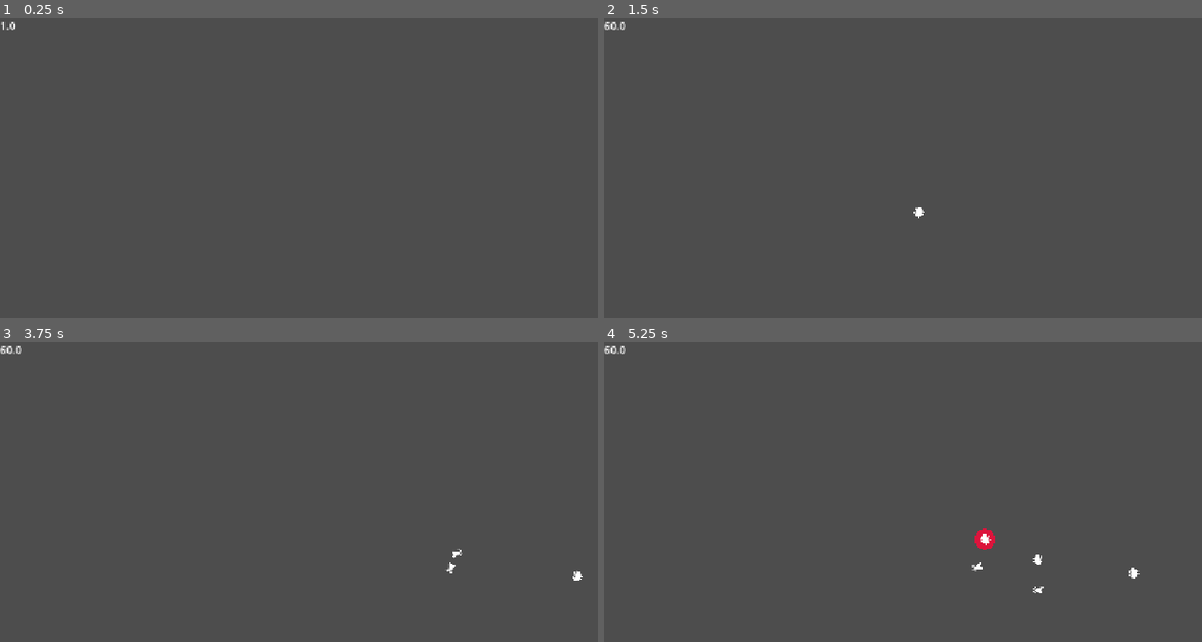
Above: before the commit, frames 1-4 (two rows, left to right).
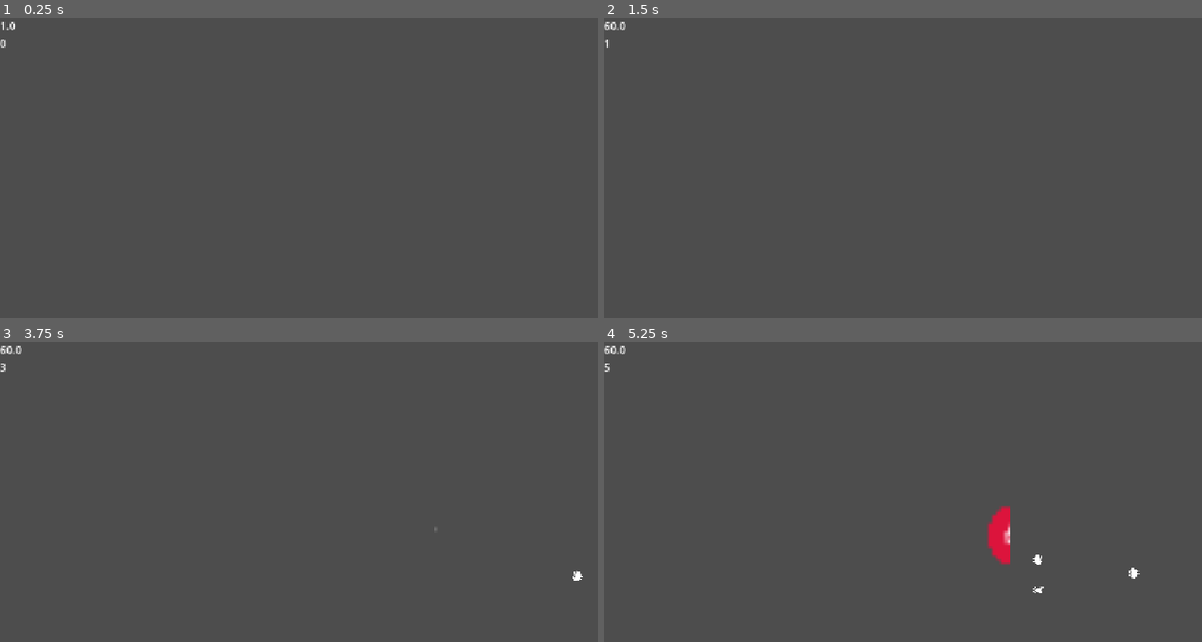
Above: after the commit, the same moments.

Repository: KassieKitsune/brackeys-2026.2
Game: Godot game, scene res://game_root.tscn
Two runs of this game, one before a commit and one after it. Both use one fixed random seed, a clock stepped at 60 frames per second and the inputs below. The engine's default icon, where the game draws it, is replaced by a stand-in: a white triangle on a blue panel in a dark square.
Inputs (mouse positions are in pixels of both pictures, inside the frame that each line leads up to):
- Up to frame 1 (0.25 s): no input
- Up to frame 2 (1.5 s): tap Enter (ui_accept) at 0.5, 0.77 s; move the mouse to (1148, 207) at 0.52 s; click (1148, 207) at 0.67 s; drag from (956, 213) to (944, 315) at 1.27 s
- Up to frame 3 (3.75 s): move the mouse to (364, 543) at 2.02 s; click (364, 543) at 2.17 s; drag from (340, 639) to (203, 567) at 2.77 s; drag from (418, 558) to (586, 582) at 3.52 s
- Up to frame 4 (5.25 s): drag from (980, 537) to (1088, 591) at 4.27 s; move the mouse to (968, 543) at 5.02 s; click (968, 543) at 5.17 s

The runs differ from the first frame. In frame 1, less than 0.1% of the frame differs, in the area x 0-1%, y 7-11%; in frame 2, less than 0.1%; in frame 3, less than 0.1%; in frame 4, 0.8%, in the area x 0-68%, y 7-77%.

Commit message:
right click magnifier added

Diff:
--- /dev/null
+++ b/BoidCount.gd
@@ -0,0 +1,12 @@
+extends Label
+
+
+# Called when the node enters the scene tree for the first time.
+func _ready() -> void:
+	pass # Replace with function body.
+
+
+# Called every frame. 'delta' is the elapsed time since the previous frame.
+func _process(delta: float) -> void:
+	text = str(AreaBoid.count)
+	pass
--- a/Boids/Scripts/area_2d_boid.gd
+++ b/Boids/Scripts/area_2d_boid.gd
@@ -30,9 +30,11 @@
 @export var turning_radius : float = PI/2
 
 var process_frame : int = 1
-var deposit
+static var count : int = 0
+
 func _ready() -> void:
 	flock.append(self)
+	count += 1
 	direction = Vector2.from_angle(randf_range(0,TAU))
 	pass # Replace with function body.
 
@@ -144,3 +146,6 @@
 func _on_mouse_exited() -> void:
 	mouse_hovered = false
 	pass # Replace with function body.
+
+func _exit_tree() -> void:
+	count -= 1
--- /dev/null
+++ b/Debug/boid_counter.gd
@@ -0,0 +1,12 @@
+extends Label
+
+
+# Called when the node enters the scene tree for the first time.
+func _ready() -> void:
+	pass # Replace with function body.
+
+
+# Called every frame. 'delta' is the elapsed time since the previous frame.
+func _process(delta: float) -> void:
+	text = str(AreaBoid.count)
+	pass
--- a/DomainExpansion/Classes/Spawner.gd
+++ b/DomainExpansion/Classes/Spawner.gd
@@ -5,9 +5,13 @@
 @export var use_pooling:bool
 @export var pool_size:int = 10
 
+@export var on : Node
+
 var pool:Array[Node] = []
 
 func _ready() -> void:
+	if on == null:
+		on = get_tree().current_scene
 	if use_pooling:
 		for i in pool_size:
 			pool.append(scene.instantiate())
@@ -20,12 +24,12 @@
 			if !i.is_inside_tree():
 				sp_object = i
 				sp_object.global_position = global_position
-				get_tree().current_scene.add_child(sp_object)
+				on.add_child(sp_object)
 				return sp_object
 		return null
 	for g in get_groups():
 		sp_object.add_to_group(g)
 	sp_object = object.instantiate()
 	sp_object.global_position = global_position
-	get_tree().current_scene.add_child(sp_object)
+	on.add_child(sp_object)
 	return sp_object
--- /dev/null
+++ b/boid_threader.gd
@@ -0,0 +1,15 @@
+extends Node
+
+@export var thread_count : int = 4
+var threads : Array[Thread] = []
+
+# Called when the node enters the scene tree for the first time.
+func _ready() -> void:
+	for i in thread_count:
+		threads.append(Thread.new())
+	pass # Replace with function body.
+
+
+# Called every frame. 'delta' is the elapsed time since the previous frame.
+func _process(delta: float) -> void:
+	pass
--- a/game_root.tscn
+++ b/game_root.tscn
@@ -8,6 +8,7 @@
 [ext_resource type="Script" uid="uid://c8vys066lbq1q" path="res://magnifier.gd" id="4_0o8ui"]
 [ext_resource type="Texture2D" uid="uid://8y71bsglk0sx" path="res://icon.svg" id="4_8gxew"]
 [ext_resource type="Shader" uid="uid://5a8cp38haq1q" path="res://Magnify.gdshader" id="4_ledqy"]
+[ext_resource type="Script" uid="uid://cp2d14xj78lvn" path="res://Debug/boid_counter.gd" id="9_6t5o2"]
 
 [sub_resource type="WorldBoundaryShape2D" id="WorldBoundaryShape2D_xf5qd"]
 
@@ -52,19 +53,14 @@
 [node name="Timer" type="Timer" parent="WorldRoot/EntityRoot" unique_id=1103729023]
 autostart = true
 
-[node name="ObjectSpawner" type="Node2D" parent="WorldRoot/EntityRoot" unique_id=2002114720]
+[node name="ObjectSpawner" type="Node2D" parent="WorldRoot/EntityRoot" unique_id=2002114720 node_paths=PackedStringArray("on")]
 position = Vector2(557, 306)
 script = ExtResource("2_wd1uf")
 scene = ExtResource("2_lkrbl")
+on = NodePath("..")
 metadata/_custom_type_script = "uid://deimna64qrjwd"
 
 [node name="EffectRoot" type="Node2D" parent="WorldRoot" unique_id=155809367]
-
-[node name="Magnifier" type="Sprite2D" parent="WorldRoot/EffectRoot" unique_id=122585867]
-material = SubResource("ShaderMaterial_8gxew")
-position = Vector2(1, 12)
-texture = ExtResource("4_8gxew")
-script = ExtResource("4_0o8ui")
 
 [node name="HudLayer" type="CanvasLayer" parent="." unique_id=903087891]
 process_mode = 3
@@ -72,10 +68,18 @@
 
 [node name="HudRoot" type="Control" parent="HudLayer" unique_id=938381914]
 layout_mode = 3
-anchors_preset = 0
-offset_right = 40.0
-offset_bottom = 40.0
+anchors_preset = 15
+anchor_right = 1.0
+anchor_bottom = 1.0
+grow_horizontal = 2
+grow_vertical = 2
 mouse_filter = 2
+
+[node name="Magnifier" type="Sprite2D" parent="HudLayer/HudRoot" unique_id=122585867]
+material = SubResource("ShaderMaterial_8gxew")
+position = Vector2(1, 12)
+texture = ExtResource("4_8gxew")
+script = ExtResource("4_0o8ui")
 
 [node name="DialogueLayer" type="CanvasLayer" parent="." unique_id=808639774]
 layer = 10
@@ -107,11 +111,18 @@
 grow_vertical = 2
 mouse_filter = 2
 
-[node name="FPS" type="Label" parent="DebugLayer/DebugRoot" unique_id=1215170066]
+[node name="VBoxContainer" type="VBoxContainer" parent="DebugLayer/DebugRoot" unique_id=1048653366]
 layout_mode = 0
 offset_right = 40.0
-offset_bottom = 23.0
+offset_bottom = 40.0
+
+[node name="FPS" type="Label" parent="DebugLayer/DebugRoot/VBoxContainer" unique_id=1215170066]
+layout_mode = 2
 script = ExtResource("3_bxsma")
+
+[node name="BoidCounter" type="Label" parent="DebugLayer/DebugRoot/VBoxContainer" unique_id=1428987813]
+layout_mode = 2
+script = ExtResource("9_6t5o2")
 
 [connection signal="timeout" from="WorldRoot/EntityRoot/Timer" to="WorldRoot/EntityRoot/ObjectSpawner" method="_on_timer_timeout"]
 
--- a/magnifier.gd
+++ b/magnifier.gd
@@ -11,3 +11,11 @@
 	global_position = global_position.lerp(get_global_mouse_position(),0.9)
 	#global_position = get_global_mouse_position()
 	pass
+
+func _input(event: InputEvent) -> void:
+	if event is InputEventMouseButton:
+		if event.button_index == MOUSE_BUTTON_RIGHT:
+			if event.pressed:
+				visible = true
+			else:
+				visible = false
Not shown, added: BoidCount.gd.uid
Not shown, added: Debug/boid_counter.gd.uid
Not shown, added: boid_threader.gd.uid
